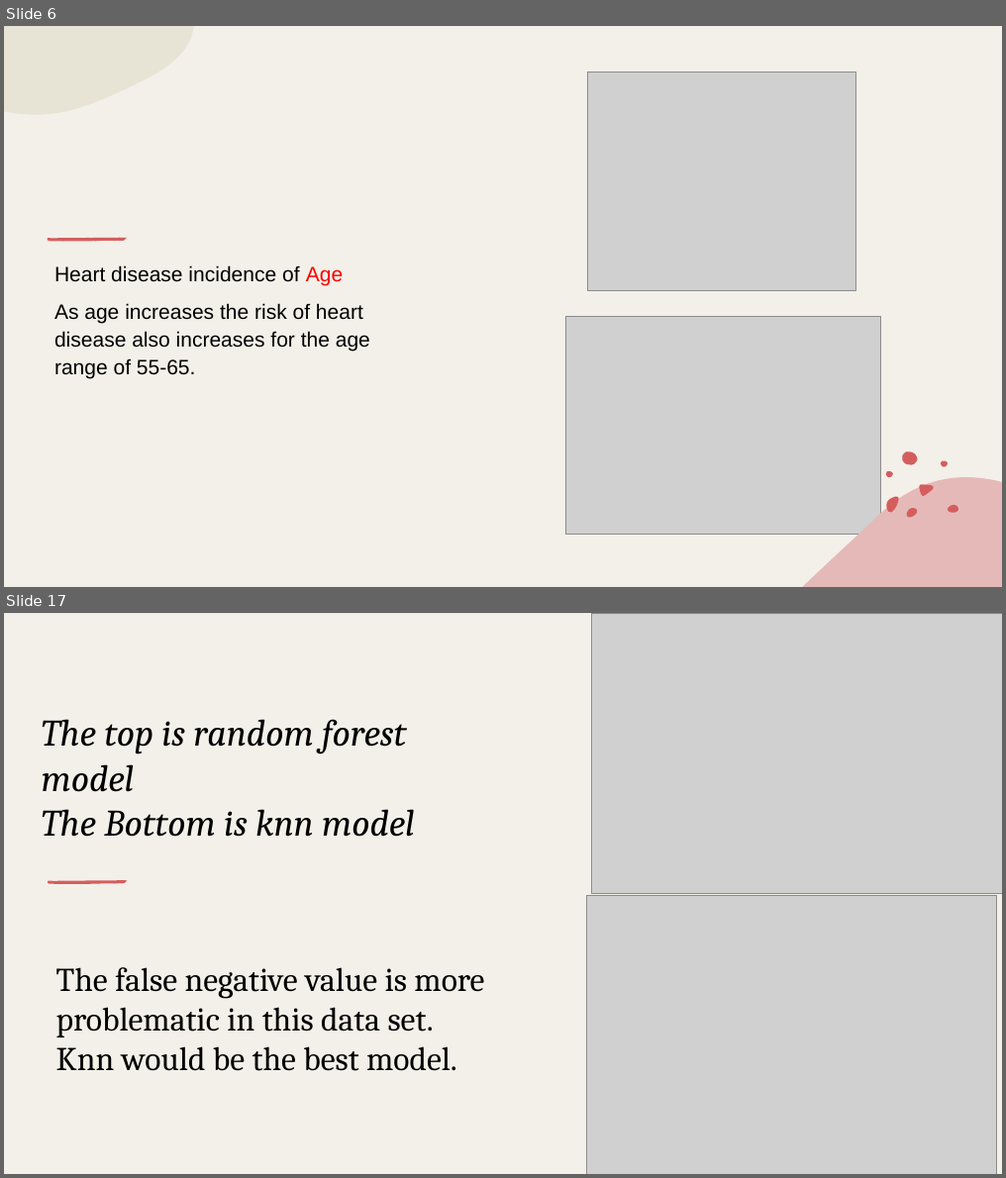
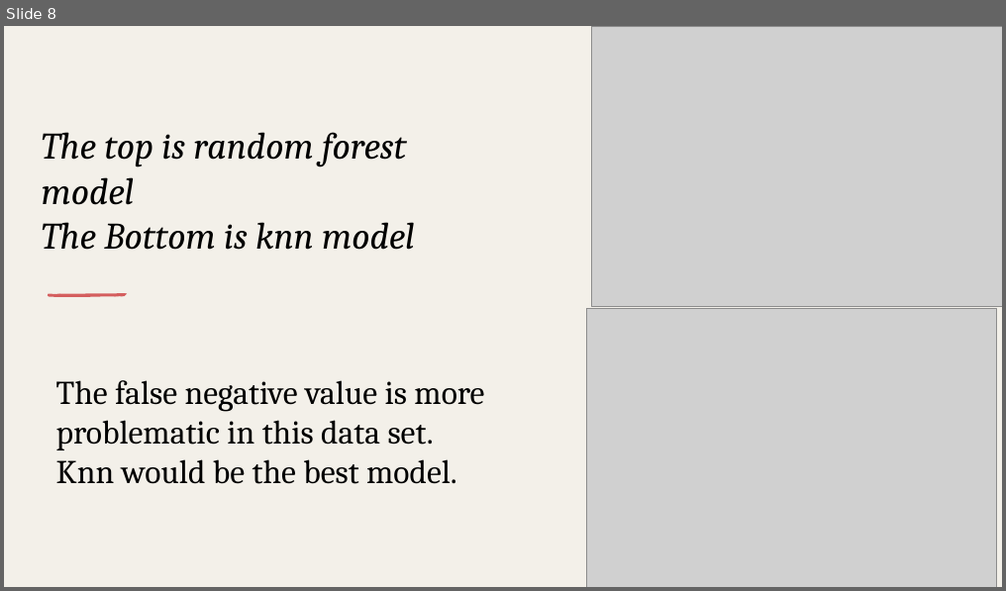
Before and after one commit to pingli10/part-2-project-5, a slide deck: Presentation1.pptx. Shown one above the other, each under a label of ours: slides 6 and 17 before the commit, slide 8 after it; the slides between them are not shown. The pictures are 1006x1178 and 1006x591 pixels, drawn with LibreOffice and Linux fonts; fonts in the diff are those of the drawing; grey boxes stand for pictures. Boxes give left, top, right and bottom in pixels: in the first picture for what was removed or moved away, otherwise in the second. Text is boxed around its words. In the diff, an @@ line names an element or a change of style, - is before the commit and + after.

```diff
--- a/Presentation1.pptx
+++ b/Presentation1.pptx
@@ slide 6 removed at (x1=4, y1=26, x2=1002, y2=587), background #F3F0E9; not listed: 2 template elements that a slide beside it also shows @@
@@ rectangle removed at (x1=4, y1=26, x2=1002, y2=587) @@
@@ freeform shape removed at (x1=4, y1=26, x2=193, y2=115) @@
@@ picture removed at (x1=587, y1=72, x2=856, y2=290) @@
@@ group removed at (x1=47, y1=238, x2=127, y2=242): 5 freeform shapes @@
@@ text removed at (x1=54, y1=266, x2=370, y2=378) @@
-Heart disease incidence of Age
-As age increases the risk of heart disease also increases for the age range of 55-65.
@@ picture removed at (x1=565, y1=316, x2=880, y2=535) @@
@@ freeform shape removed at (x1=803, y1=477, x2=1002, y2=587) @@
@@ group removed at (x1=886, y1=452, x2=959, y2=518): 7 freeform shapes @@
@@ what was slide 17 is now slide 8 @@
```
Also in this commit, not shown: 8 slides changed, 8 other slides removed.
